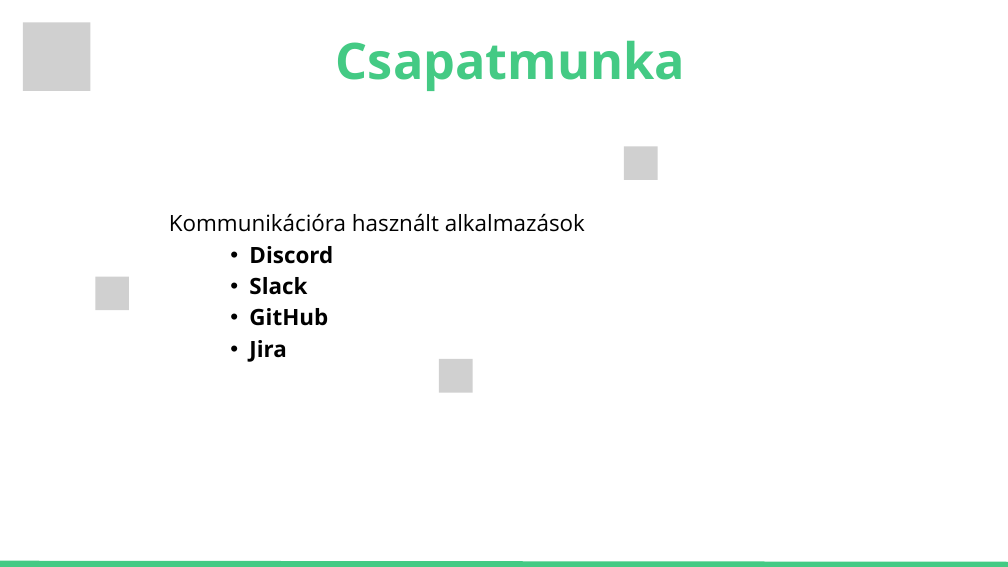
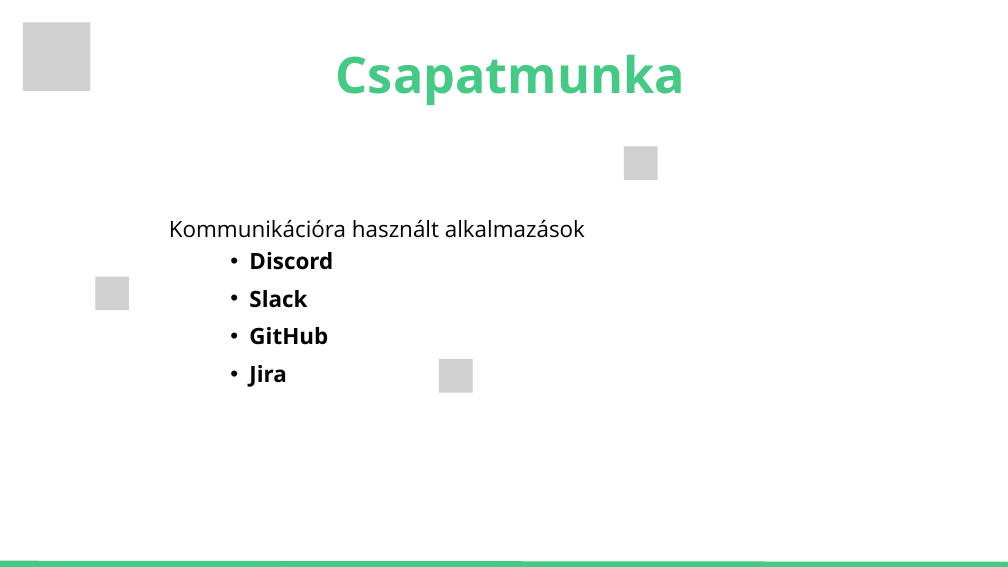
Before and after one commit to janoscsordas/planit-vizsgaremek-osszes, a slide deck: slide 5 of Planitapp presentation.pptx. Drawn at 1008x567 pixels with LibreOffice and Linux fonts; fonts in the diff are those of the drawing; grey boxes stand for pictures. Boxes give left, top, right and bottom in pixels: in the first picture for what was removed or moved away, otherwise in the second. Text is boxed around its words. In the diff, an @@ line names an element or a change of style, - is before the commit and + after.

```diff
--- a/Planitapp presentation.pptx
+++ b/Planitapp presentation.pptx
@@ text "Csapatmunka" at [336,54,685,105]: line spacing 100.8pt to 1.4 @@
@@ text "Kommunikációra használt alkalmazások" at [169,219,585,238]: line spacing 44.8pt to 1.4 @@
@@ text "Discord" at [249,252,333,387]: line spacing 44.8pt to 1.4 @@
```
Also in this commit, not shown: 10 other slides changed.
